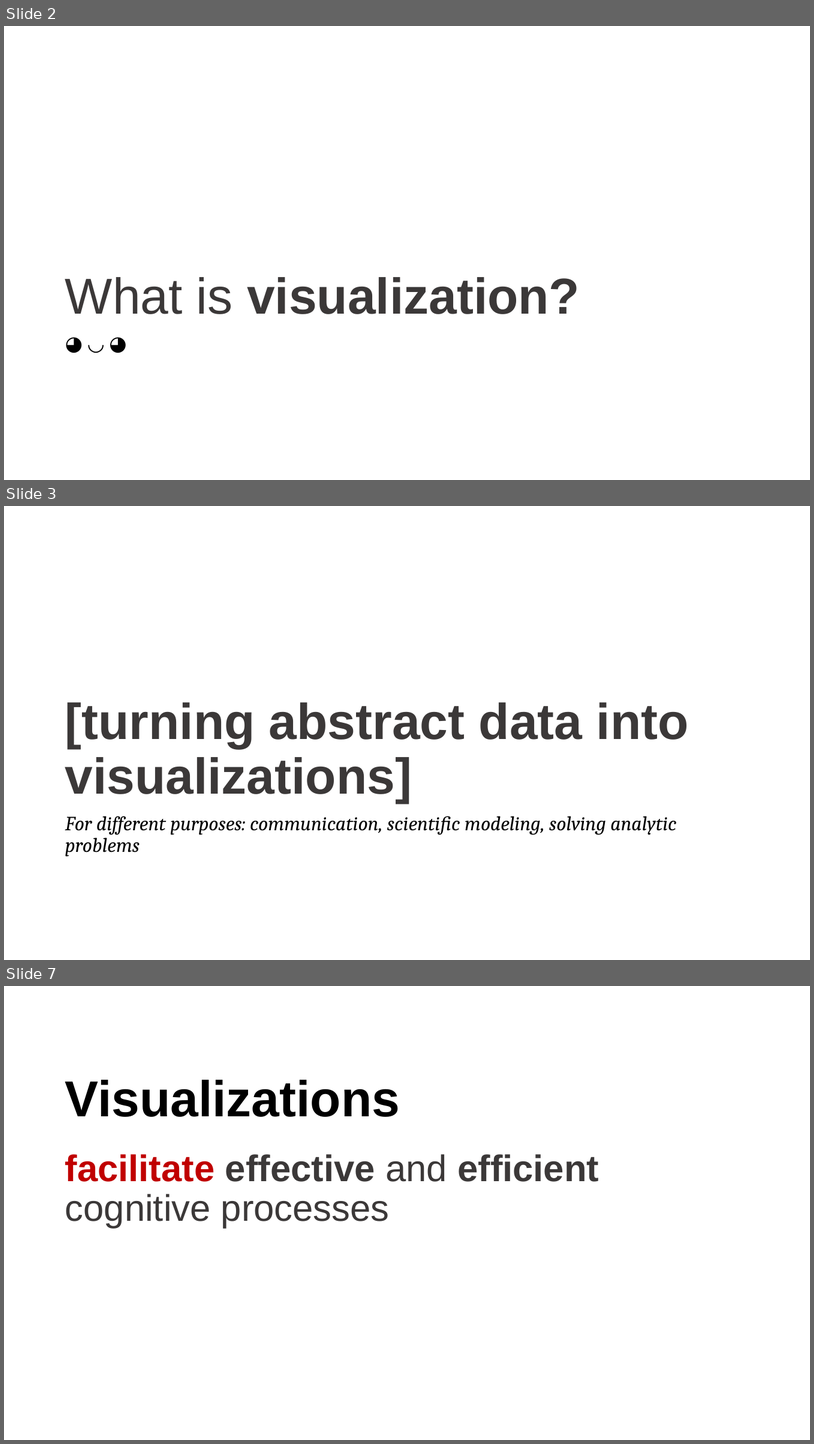
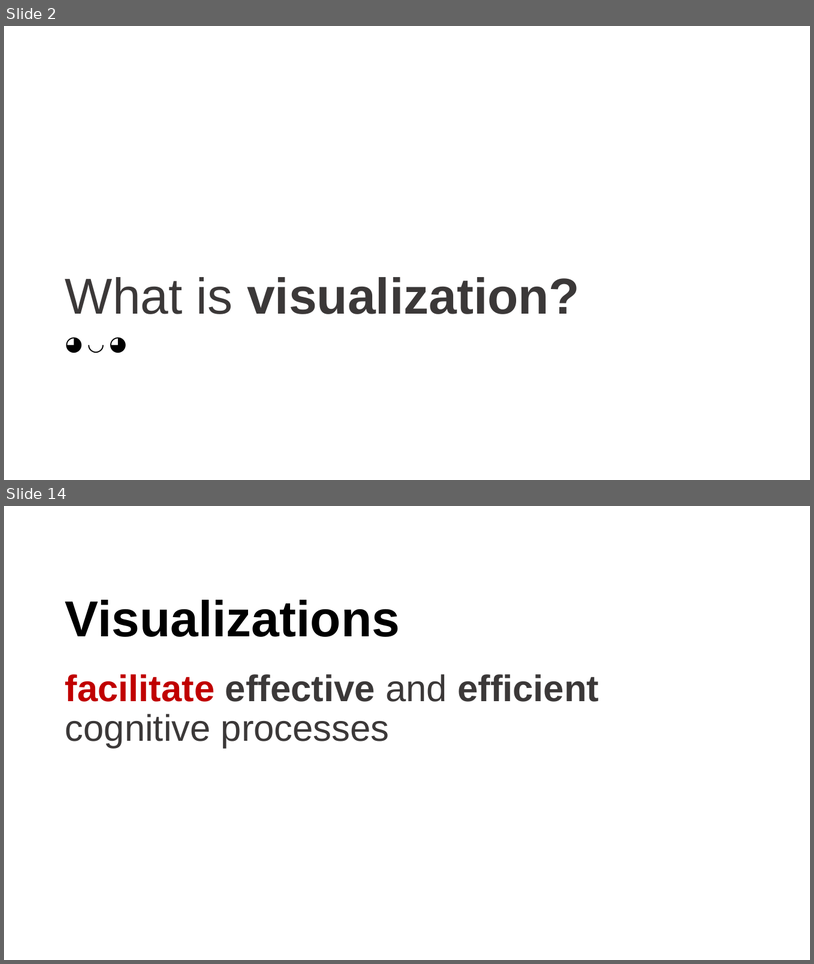
Before and after one commit to cathrynploehn-NIST/Visualizationintroduction, a slide deck: Information Visualization.pptx. Shown one above the other, each under a label of ours: slides 2, 3 and 7 before the commit, slides 2 and 14 after it; the slides between them are not shown. The pictures are 814x1444 and 814x964 pixels, drawn with LibreOffice and Linux fonts; fonts in the diff are those of the drawing. Boxes give left, top, right and bottom in pixels: in the first picture for what was removed or moved away, otherwise in the second. Text is boxed around its words. In the diff, an @@ line names an element or a change of style, - is before the commit and + after.

```diff
--- a/Information Visualization.pptx
+++ b/Information Visualization.pptx
@@ slide 3 removed at (4,506,810,960), background #FFFFFF @@
@@ title removed at (65,702,689,803) @@
-[turning abstract data into visualizations]
@@ text removed at (65,816,677,856) @@
-For different purposes: communication, scientific modeling, solving analytic problems
@@ what was slide 7 is now slide 14 @@
```
Also in this commit, not shown: 6 slides changed, 16 slides added, 1 other slide removed, 15 other files.
